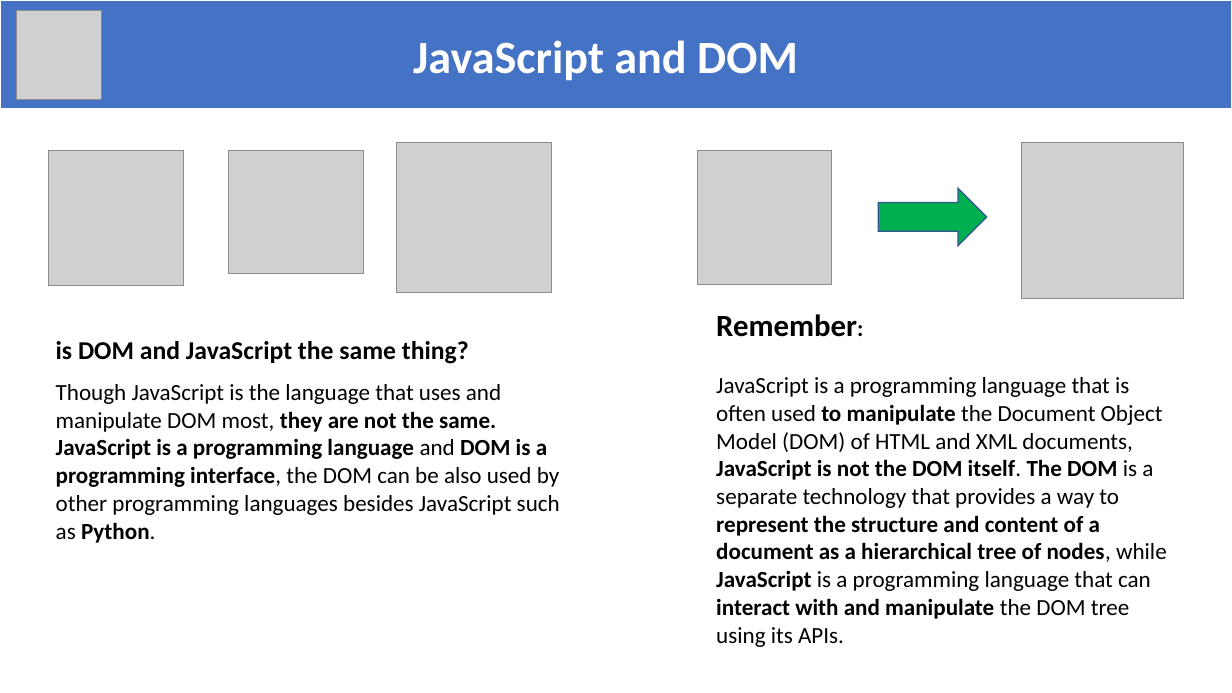
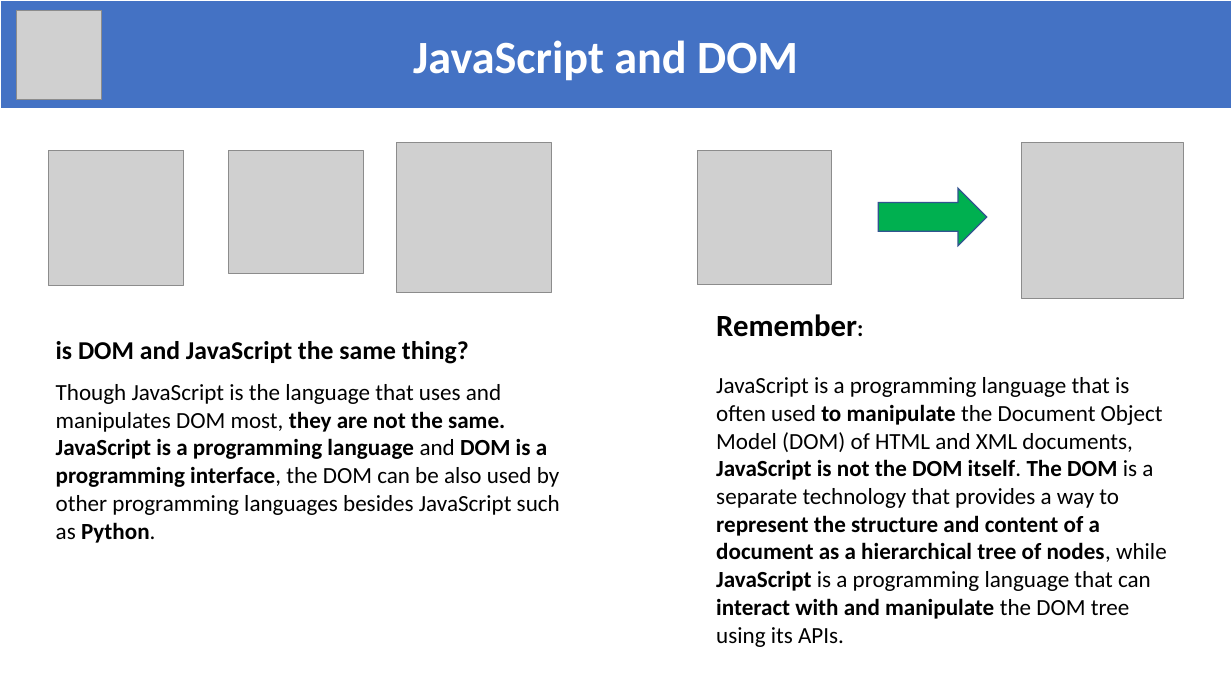
Before and after one commit to zRosies/WDD230, a slide deck: slide 3 of DOM_Presentation.pptx. Drawn at 1232x693 pixels with LibreOffice and Linux fonts; fonts in the diff are those of the drawing; grey boxes stand for pictures. Boxes give left, top, right and bottom in pixels: in the first picture for what was removed or moved away, otherwise in the second. Text is boxed around its words. In the diff, an @@ line names an element or a change of style, - is before the commit and + after.

```diff
--- a/DOM_Presentation.pptx
+++ b/DOM_Presentation.pptx
@@ text at bbox=[56, 384, 560, 543]: text changed @@
-Though JavaScript is the language that uses and manipulate DOM most, they are not the same. JavaScript is a programming language and DOM is a programming interface, the DOM can be also used by other programming languages besides JavaScript such as Python.
+Though JavaScript is the language that uses and manipulates DOM most, they are not the same. JavaScript is a programming language and DOM is a programming interface, the DOM can be also used by other programming languages besides JavaScript such as Python.
```
Also in this commit, not shown: 2 other slides changed, 6 other files.
